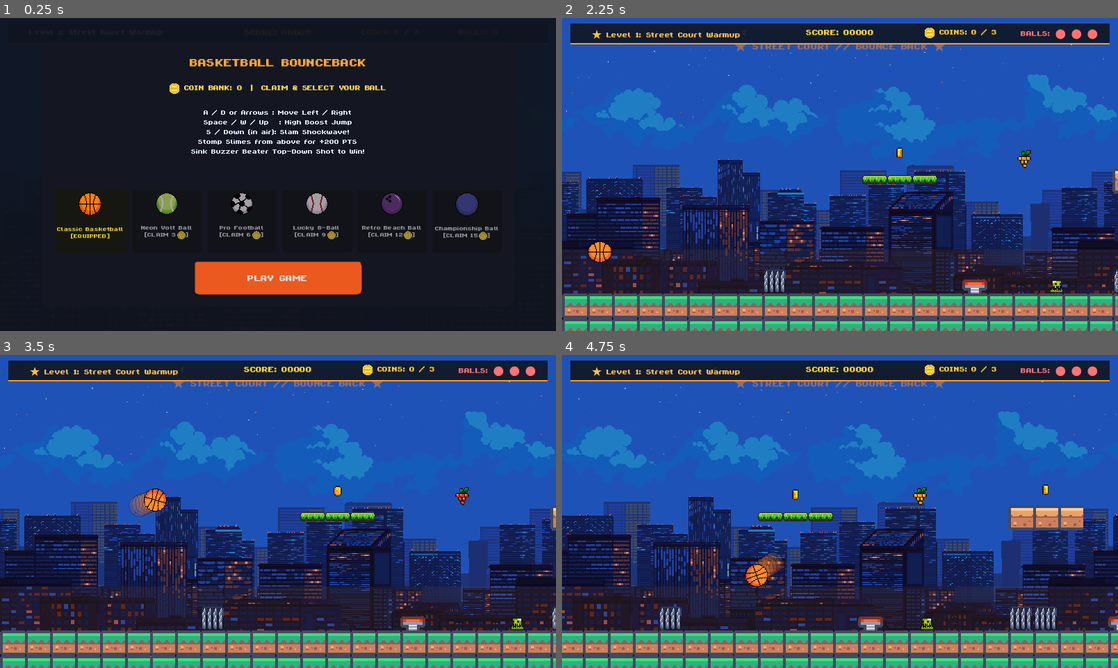
Above: before the commit, frames 1-4 (two rows, left to right).
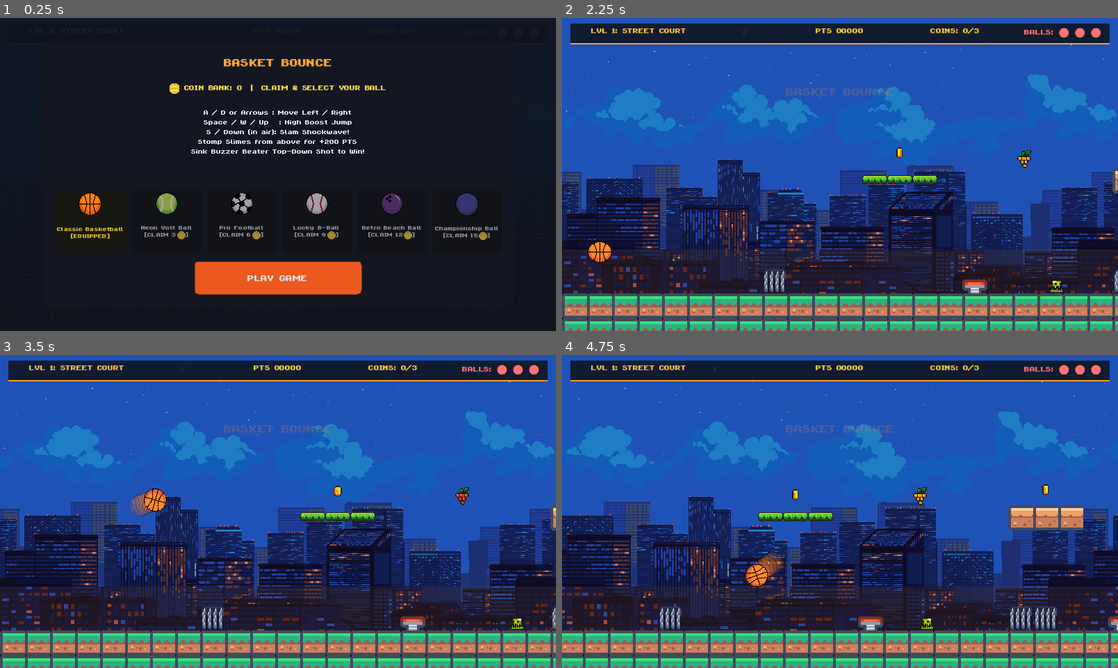
Above: after the commit, the same moments.

Repository: rushia407/Basket-bounce
Game: Godot game, scene res://scenes/Main.tscn
Same seed, same stepped clock (60 frames per second), same inputs: the game is played once before the commit and once after it. Sound files missing from this copy of the repository are replaced by a short silence.
Inputs:
- Up to frame 1 (0.25 s): no input
- Up to frame 2 (2.25 s): click "Classic Basketball [EQUIPPED]" at 0.5 s; click "Classic Basketball [EQUIPPED]" at 1.25 s; click "PLAY GAME" at 2 s
- Up to frame 3 (3.5 s): hold D (move_right) from 2.78 s (still down); tap Space (jump) at 3.02 s
- Up to frame 4 (4.75 s): tap Space (jump) at 3.77 s; release D (move_right) at 4.28 s; hold A (move_left) from 4.28 s (still down)

The runs differ from the first frame. In frame 1, 0.3% of the frame differs, in the area x 34-66%, y 13-16%; in frame 2, 1.5%, in the area x 5-97%, y 2-25%; in frame 3, 1.5%; in frame 4, 1.5%.

Commit message:
Set game name to Basket Bounce, remove random background text, and fix UI overlap interference

Diff:
--- a/project.godot
+++ b/project.godot
@@ -10,7 +10,7 @@
 
 [application]
 
-config/name="Basketball Bounceback"
+config/name="Basket Bounce"
 run/main_scene="res://scenes/Main.tscn"
 config/features=PackedStringArray("4.7", "GL Compatibility")
 config/icon="res://basketball_preview.png"
@@ -27,7 +27,6 @@
 window/size/window_width_override=1280
 window/size/window_height_override=720
 window/stretch/mode="canvas_items"
-window/stretch/aspect="keep"
 
 [input]
 
--- a/scenes/Main.tscn
+++ b/scenes/Main.tscn
@@ -81,27 +81,27 @@
 [node name="LabelLevel" type="Label" parent="HUD/GameHUD"]
 layout_mode = 0
 offset_left = 42.0
-offset_top = 13.0
-offset_right = 320.0
-offset_bottom = 35.0
-theme_override_fonts/font = ExtResource("5_font")
-theme_override_font_sizes/font_size = 18
-text = "Level 1: Street Court Warmup"
+offset_top = 11.0
+offset_right = 260.0
+offset_bottom = 33.0
+theme_override_fonts/font = ExtResource("5_font")
+theme_override_font_sizes/font_size = 18
+text = "LVL 1: STREET COURT"
 
 [node name="LabelScore" type="Label" parent="HUD/GameHUD"]
 layout_mode = 1
 anchors_preset = 5
 anchor_left = 0.5
 anchor_right = 0.5
-offset_left = -120.0
-offset_top = 13.0
-offset_right = 120.0
-offset_bottom = 35.0
+offset_left = -80.0
+offset_top = 11.0
+offset_right = 80.0
+offset_bottom = 33.0
 grow_horizontal = 2
 theme_override_colors/font_color = Color(1, 0.85, 0.2, 1)
 theme_override_fonts/font = ExtResource("5_font")
-theme_override_font_sizes/font_size = 20
-text = "SCORE: 00000"
+theme_override_font_sizes/font_size = 18
+text = "PTS 00000"
 horizontal_alignment = 1
 
 [node name="LabelStars" type="Label" parent="HUD/GameHUD"]
@@ -109,30 +109,30 @@
 anchors_preset = 1
 anchor_left = 1.0
 anchor_right = 1.0
-offset_left = -280.0
-offset_top = 13.0
-offset_right = -150.0
-offset_bottom = 35.0
+offset_left = -270.0
+offset_top = 11.0
+offset_right = -145.0
+offset_bottom = 33.0
 grow_horizontal = 0
 theme_override_colors/font_color = Color(1, 0.8, 0.2, 1)
 theme_override_fonts/font = ExtResource("5_font")
 theme_override_font_sizes/font_size = 18
-text = "COINS: 0 / 3"
+text = "COINS: 0/3"
 
 [node name="LabelAttempts" type="Label" parent="HUD/GameHUD"]
 layout_mode = 1
 anchors_preset = 1
 anchor_left = 1.0
 anchor_right = 1.0
-offset_left = -140.0
-offset_top = 13.0
-offset_right = -24.0
-offset_bottom = 35.0
+offset_left = -135.0
+offset_top = 11.0
+offset_right = -16.0
+offset_bottom = 33.0
 grow_horizontal = 0
 theme_override_colors/font_color = Color(1, 0.45, 0.45, 1)
 theme_override_fonts/font = ExtResource("5_font")
 theme_override_font_sizes/font_size = 18
-text = "BALLS: 3"
+text = "BALLS: ● ● ●"
 
 [node name="MenuScreen" type="Control" parent="HUD"]
 layout_mode = 3
@@ -179,7 +179,7 @@
 theme_override_colors/font_color = Color(1, 0.65, 0.2, 1)
 theme_override_fonts/font = ExtResource("5_font")
 theme_override_font_sizes/font_size = 28
-text = "BASKETBALL BOUNCEBACK"
+text = "BASKET BOUNCE"
 horizontal_alignment = 1
 
 [node name="Subtitle" type="Label" parent="HUD/MenuScreen/Panel"]
--- a/scripts/Background.gd
+++ b/scripts/Background.gd
@@ -8,7 +8,7 @@
 
 var layers: Array[Texture2D] = []
 var font: Font = null
-var watermark_text: String = "★ STREET COURT // BOUNCE BACK ★"
+const GAME_TITLE: String = "BASKET BOUNCE"
 
 func _ready() -> void:
 	z_index = -100
@@ -24,7 +24,6 @@
 	layers.clear()
 
 	if theme == "space":
-		watermark_text = "✦ COSMIC SPACE // ZERO GRAVITY JAM ✦"
 		var space_files = [
 			"parallax-space-backgound.png",
 			"parallax-space-stars.png",
@@ -39,7 +38,6 @@
 				if tex:
 					layers.append(tex)
 	elif theme == "arena":
-		watermark_text = "⚡ CYBER ARENA // FINALS CLUTCH ⚡"
 		for i in range(1, 8):
 			var path = "res://assets/backgrounds/city7/%d.png" % i
 			if ResourceLoader.exists(path):
@@ -47,7 +45,6 @@
 				if tex:
 					layers.append(tex)
 	elif theme == "rooftop":
-		watermark_text = "▲ ROOFTOP JAM // HIGH ALTITUDE ▲"
 		for i in range(1, 8):
 			var path = "res://assets/backgrounds/city5/%d.png" % i
 			if ResourceLoader.exists(path):
@@ -55,7 +52,6 @@
 				if tex:
 					layers.append(tex)
 	else: # street court
-		watermark_text = "★ STREET COURT // BOUNCE BACK ★"
 		for i in range(1, 8):
 			var path = "res://assets/backgrounds/city1/%d.png" % i
 			if ResourceLoader.exists(path):
@@ -115,27 +111,26 @@
 		draw_rect(Rect2(0, 0, W, H * 0.5), c1)
 		draw_rect(Rect2(0, H * 0.5, W, H * 0.5), c2)
 
-	# 2. Clean Background Text using ByteBounce font (No extra overlapping boxes!)
+	# 2. Subtle Game Title in 2D Background (safely placed at y=115, completely away from TopBar UI at y=8..38)
 	if font:
 		var text_color: Color
 		match theme:
 			"space":
-				text_color = Color(0.35, 0.9, 1.0, 0.55) # Glowing nebula cyan
+				text_color = Color(0.35, 0.9, 1.0, 0.20) # Subtle nebula cyan
 			"arena":
-				text_color = Color(1.0, 0.25, 0.65, 0.55) # Cyber neon pink
+				text_color = Color(1.0, 0.25, 0.65, 0.20) # Subtle cyber pink
 			"rooftop":
-				text_color = Color(1.0, 0.85, 0.3, 0.5) # Warm sunset amber
+				text_color = Color(1.0, 0.85, 0.3, 0.20) # Subtle sunset amber
 			_:
-				text_color = Color(1.0, 0.55, 0.2, 0.5) # Street court orange
+				text_color = Color(1.0, 0.55, 0.2, 0.20) # Subtle court orange
 
-		# Draw subtle clean stage banner at the top sky
 		draw_string(
 			font,
-			Vector2(W * 0.5 - 220.0, 48.0),
-			watermark_text,
+			Vector2(W * 0.5 - 200.0, 115.0),
+			GAME_TITLE,
 			HORIZONTAL_ALIGNMENT_CENTER,
-			440.0,
-			22,
+			400.0,
+			28,
 			text_color
 		)
 
--- a/scripts/Game.gd
+++ b/scripts/Game.gd
@@ -136,15 +136,15 @@
 		return
 	current_state = State.VICTORY
 	ball.deactivate()
-	label_victory_score.text = "Final Score: %d PTS\nCoins Banked: %d 🪙" % [score, total_coins]
+	label_victory_score.text = "Final Score: %d PTS\nCoins Banked: %d" % [score, total_coins]
 	if current_level_idx >= Level.LEVELS_DATA.size() - 1:
-		label_victory_title.text = "CYBER TOURNAMENT CHAMPION!"
+		label_victory_title.text = "BASKET BOUNCE CHAMPION!"
 		btn_next_level.text = "MAIN MENU"
 	elif current_level_idx == 1:
-		label_victory_title.text = "ORBITAL SPACE JAM COMPLETE!"
+		label_victory_title.text = "SPACE JAM CLEARED!"
 		btn_next_level.text = "NEXT LEVEL"
 	else:
-		label_victory_title.text = "STREET COURT CHAMPION!"
+		label_victory_title.text = "STREET COURT CLEARED!"
 		btn_next_level.text = "NEXT LEVEL"
 	victory_screen.visible = true
 
@@ -218,25 +218,25 @@
 	var th = level_container.level_theme if level_container else "street"
 	match th:
 		"space":
-			label_level.text = "✦ %s ✦" % level_container.level_name
-			label_score.text = "STAR PTS: %05d" % score
-			label_stars.text = "⭐ STARDUST: %d / %d" % [stars_collected, level_container.total_stars]
+			label_level.text = "LVL 2: SPACE JAM"
+			label_score.text = "PTS %05d" % score
+			label_stars.text = "STARDUST: %d/%d" % [stars_collected, level_container.total_stars]
 			var balls_str = ""
 			for i in range(attempts):
 				balls_str += "● "
 			label_attempts.text = "PROBES: %s" % balls_str.strip_edges()
 		"arena":
-			label_level.text = "⚡ %s ⚡" % level_container.level_name
-			label_score.text = "ARENA PTS: %05d" % score
-			label_stars.text = "🏆 TROPHIES: %d / %d" % [stars_collected, level_container.total_stars]
+			label_level.text = "LVL 3: CYBER ARENA"
+			label_score.text = "PTS %05d" % score
+			label_stars.text = "TROPHIES: %d/%d" % [stars_collected, level_container.total_stars]
 			var balls_str = ""
 			for i in range(attempts):
 				balls_str += "▲ "
 			label_attempts.text = "CHARGES: %s" % balls_str.strip_edges()
 		_:
-			label_level.text = "★ %s" % level_container.level_name
-			label_score.text = "SCORE: %05d" % score
-			label_stars.text = "🪙 COINS: %d / %d" % [stars_collected, level_container.total_stars]
+			label_level.text = "LVL 1: STREET COURT"
+			label_score.text = "PTS %05d" % score
+			label_stars.text = "COINS: %d/%d" % [stars_collected, level_container.total_stars]
 			var balls_str = ""
 			for i in range(attempts):
 				balls_str += "● "
